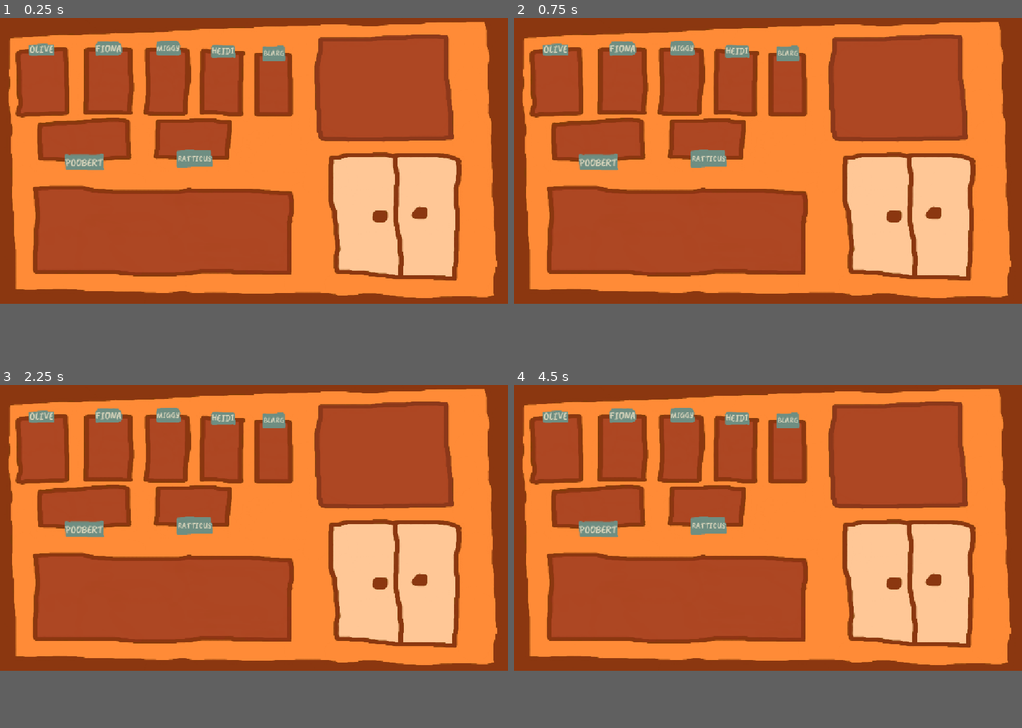
Above: before the commit, frames 1-4 (two rows, left to right).
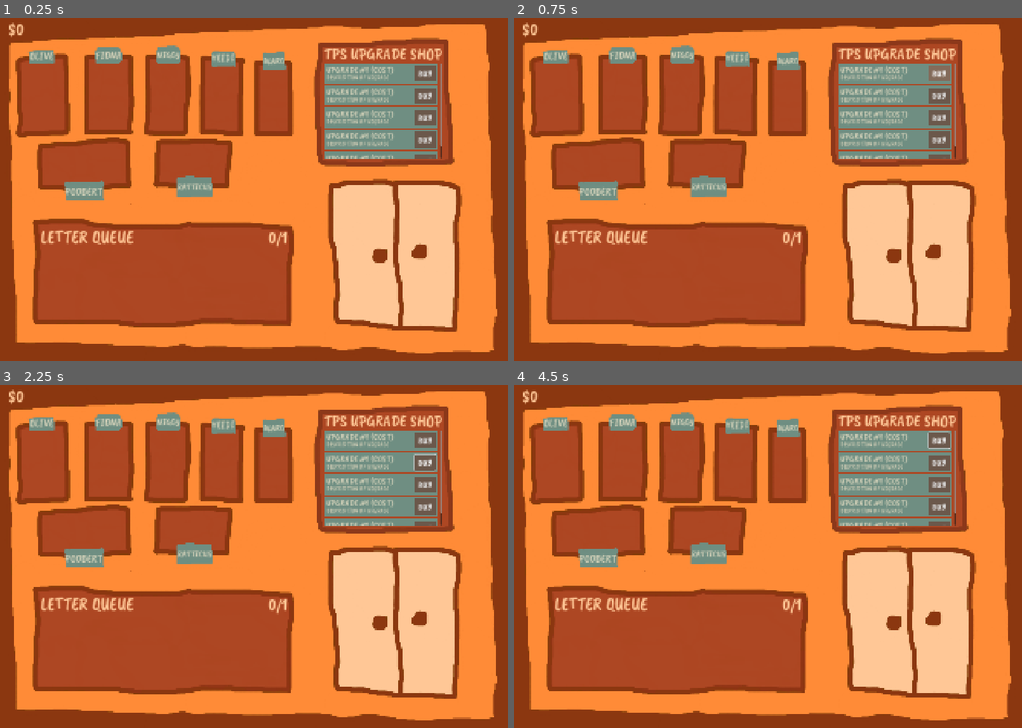
Above: after the commit, the same moments.

Repository: Nathan5471/ancient-terra-mail
Game: Godot game, scene res://main.tscn
The game is run twice, just before and just after one commit, with the same random seed, the same clock (stepped at 60 frames per second) and the same inputs. The project has no main scene, so this scene is started directly.
Inputs (mouse positions are in pixels of both pictures, inside the frame that each line leads up to):
- Up to frame 1 (0.25 s): no input
- Up to frame 2 (0.75 s): click (940, 62) at 0.5 s, where only the run after the commit has a clickable "BUY"
- Up to frame 3 (2.25 s): tap Enter at 1.25 s; move the mouse to (365, 515) at 1.27 s; hold Right 1.28-2.03 s; tap Alt at 1.35 s; click (365, 515) at 1.42 s; tap Space at 2 s; move the mouse to (152, 542) at 2.02 s; hold Down from 2.03 s (still down); tap Shift at 2.1 s
- Up to frame 4 (4.5 s): tap Enter at 2.75, 4.25 s; move the mouse to (818, 463) at 2.77 s; release Down at 2.78 s; hold Right 2.78-3.53 s; tap Alt at 2.85, 4.35 s; tap Space at 3.5 s; move the mouse to (742, 583) at 3.52 s; hold Up 3.53-4.28 s; tap Shift at 3.6 s; click (742, 583) at 3.67 s; move the mouse to (920, 570) at 4.27 s; hold Left from 4.28 s (still down)
In our replay, the window is 800x450 before the commit and 800x540 after it. These sizes can differ from the game's own. Grey fills any space a smaller window leaves; there, only what the larger window draws over its background counts as a difference.

The runs differ from the first frame. In frame 1, 45% of the frame differs, in the area x 0-100%, y 1-100%; in frame 2, 45%; in frame 3, 45%; in frame 4, 45%.

Commit message:
Add more things to the UI

Diff:
--- a/main.tscn
+++ b/main.tscn
@@ -25,6 +25,15 @@
 [sub_resource type="RectangleShape2D" id="RectangleShape2D_mqfm0"]
 size = Vector2(189, 123)
 
+[sub_resource type="StyleBoxFlat" id="StyleBoxFlat_sik88"]
+bg_color = Color(0.41960785, 0.34509805, 0.29411766, 1)
+
+[sub_resource type="StyleBoxFlat" id="StyleBoxFlat_h2yge"]
+bg_color = Color(0.5568628, 0.45882353, 0.39215687, 1)
+
+[sub_resource type="StyleBoxFlat" id="StyleBoxFlat_1bvp3"]
+bg_color = Color(0.5137255, 0.41960785, 0.3529412, 1)
+
 [node name="Node2D" type="Node2D" unique_id=178895536]
 script = ExtResource("1_ig7tw")
 
@@ -32,7 +41,7 @@
 texture = ExtResource("2_0xm2m")
 
 [node name="Camera2D" type="Camera2D" parent="." unique_id=1920580588]
-zoom = Vector2(0.895, 0.75)
+zoom = Vector2(1.5, 1.5)
 
 [node name="Mailboxes" type="Node2D" parent="." unique_id=394058616]
 
@@ -168,3 +177,251 @@
 horizontal_alignment = 1
 vertical_alignment = 1
 metadata/_edit_use_anchors_ = true
+
+[node name="Shop" type="Node2D" parent="." unique_id=1311502238]
+
+[node name="Label" type="Label" parent="Shop" unique_id=129895321]
+offset_left = 159.0
+offset_top = -374.0
+offset_right = 494.0
+offset_bottom = -313.0
+theme_override_colors/font_color = Color(0.99215686, 0.77254903, 0.58431375, 1)
+theme_override_fonts/font = ExtResource("3_h2yge")
+theme_override_font_sizes/font_size = 42
+text = "TPS UPGRADE SHOP"
+horizontal_alignment = 1
+vertical_alignment = 1
+
+[node name="ScrollContainer" type="ScrollContainer" parent="Shop" unique_id=1221074493]
+offset_left = 180.0
+offset_top = -320.0
+offset_right = 480.0
+offset_bottom = -79.0
+
+[node name="Container" type="VBoxContainer" parent="Shop/ScrollContainer" unique_id=1882822811]
+layout_mode = 2
+
+[node name="Upgrade" type="ColorRect" parent="Shop/ScrollContainer/Container" unique_id=846763762]
+custom_minimum_size = Vector2(287, 52)
+layout_mode = 2
+color = Color(0.43529412, 0.5568628, 0.50980395, 1)
+
+[node name="Name" type="Label" parent="Shop/ScrollContainer/Container/Upgrade" unique_id=1785978181]
+layout_mode = 0
+offset_left = 3.0
+offset_right = 174.0
+offset_bottom = 32.0
+theme_override_colors/font_color = Color(0.81960785, 0.8156863, 0.72156864, 1)
+theme_override_fonts/font = ExtResource("3_h2yge")
+theme_override_font_sizes/font_size = 24
+text = "UPGRADE #1 (COST)"
+
+[node name="Description" type="Label" parent="Shop/ScrollContainer/Container/Upgrade" unique_id=1610468566]
+layout_mode = 0
+offset_left = 4.0
+offset_top = 26.0
+offset_right = 220.0
+offset_bottom = 49.0
+theme_override_colors/font_color = Color(0.7921569, 0.7882353, 0.69803923, 1)
+theme_override_fonts/font = ExtResource("3_h2yge")
+theme_override_font_sizes/font_size = 16
+text = "DESCRIPTION OF UPGRADE"
+
+[node name="Button" type="Button" parent="Shop/ScrollContainer/Container/Upgrade" unique_id=102747161]
+layout_mode = 0
+offset_left = 227.0
+offset_top = 6.0
+offset_right = 281.0
+offset_bottom = 46.0
+theme_override_fonts/font = ExtResource("3_h2yge")
+theme_override_font_sizes/font_size = 24
+theme_override_styles/normal = SubResource("StyleBoxFlat_sik88")
+theme_override_styles/pressed = SubResource("StyleBoxFlat_h2yge")
+theme_override_styles/hover = SubResource("StyleBoxFlat_1bvp3")
+text = "BUY"
+
+[node name="Upgrade2" type="ColorRect" parent="Shop/ScrollContainer/Container" unique_id=1195330563]
+custom_minimum_size = Vector2(287, 52)
+layout_mode = 2
+color = Color(0.43529412, 0.5568628, 0.50980395, 1)
+
+[node name="Name" type="Label" parent="Shop/ScrollContainer/Container/Upgrade2" unique_id=454984181]
+layout_mode = 0
+offset_left = 3.0
+offset_right = 174.0
+offset_bottom = 32.0
+theme_override_colors/font_color = Color(0.81960785, 0.8156863, 0.72156864, 1)
+theme_override_fonts/font = ExtResource("3_h2yge")
+theme_override_font_sizes/font_size = 24
+text = "UPGRADE #1 (COST)"
+
+[node name="Description" type="Label" parent="Shop/ScrollContainer/Container/Upgrade2" unique_id=1089731724]
+layout_mode = 0
+offset_left = 4.0
+offset_top = 26.0
+offset_right = 220.0
+offset_bottom = 49.0
+theme_override_colors/font_color = Color(0.7921569, 0.7882353, 0.69803923, 1)
+theme_override_fonts/font = ExtResource("3_h2yge")
+theme_override_font_sizes/font_size = 16
+text = "DESCRIPTION OF UPGRADE"
+
+[node name="Button" type="Button" parent="Shop/ScrollContainer/Container/Upgrade2" unique_id=1279929163]
+layout_mode = 0
+offset_left = 227.0
+offset_top = 6.0
+offset_right = 281.0
+offset_bottom = 46.0
+theme_override_fonts/font = ExtResource("3_h2yge")
+theme_override_font_sizes/font_size = 24
+theme_override_styles/normal = SubResource("StyleBoxFlat_sik88")
+theme_override_styles/pressed = SubResource("StyleBoxFlat_h2yge")
+theme_override_styles/hover = SubResource("StyleBoxFlat_1bvp3")
+text = "BUY"
+
+[node name="Upgrade3" type="ColorRect" parent="Shop/ScrollContainer/Container" unique_id=40984844]
+custom_minimum_size = Vector2(287, 52)
+layout_mode = 2
+color = Color(0.43529412, 0.5568628, 0.50980395, 1)
+
+[node name="Name" type="Label" parent="Shop/ScrollContainer/Container/Upgrade3" unique_id=1834928032]
+layout_mode = 0
+offset_left = 3.0
+offset_right = 174.0
+offset_bottom = 32.0
+theme_override_colors/font_color = Color(0.81960785, 0.8156863, 0.72156864, 1)
+theme_override_fonts/font = ExtResource("3_h2yge")
+theme_override_font_sizes/font_size = 24
+text = "UPGRADE #1 (COST)"
+
+[node name="Description" type="Label" parent="Shop/ScrollContainer/Container/Upgrade3" unique_id=1999176950]
+layout_mode = 0
+offset_left = 4.0
+offset_top = 26.0
+offset_right = 220.0
+offset_bottom = 49.0
+theme_override_colors/font_color = Color(0.7921569, 0.7882353, 0.69803923, 1)
+theme_override_fonts/font = ExtResource("3_h2yge")
+theme_override_font_sizes/font_size = 16
+text = "DESCRIPTION OF UPGRADE"
+
+[node name="Button" type="Button" parent="Shop/ScrollContainer/Container/Upgrade3" unique_id=957357358]
+layout_mode = 0
+offset_left = 227.0
+offset_top = 6.0
+offset_right = 281.0
+offset_bottom = 46.0
+theme_override_fonts/font = ExtResource("3_h2yge")
+theme_override_font_sizes/font_size = 24
+theme_override_styles/normal = SubResource("StyleBoxFlat_sik88")
+theme_override_styles/pressed = SubResource("StyleBoxFlat_h2yge")
+theme_override_styles/hover = SubResource("StyleBoxFlat_1bvp3")
+text = "BUY"
+
+[node name="Upgrade4" type="ColorRect" parent="Shop/ScrollContainer/Container" unique_id=474181458]
+custom_minimum_size = Vector2(287, 52)
+layout_mode = 2
+color = Color(0.43529412, 0.5568628, 0.50980395, 1)
+
+[node name="Name" type="Label" parent="Shop/ScrollContainer/Container/Upgrade4" unique_id=1458462908]
+layout_mode = 0
+offset_left = 3.0
+offset_right = 174.0
+offset_bottom = 32.0
+theme_override_colors/font_color = Color(0.81960785, 0.8156863, 0.72156864, 1)
+theme_override_fonts/font = ExtResource("3_h2yge")
+theme_override_font_sizes/font_size = 24
+text = "UPGRADE #1 (COST)"
+
+[node name="Description" type="Label" parent="Shop/ScrollContainer/Container/Upgrade4" unique_id=385767592]
+layout_mode = 0
+offset_left = 4.0
+offset_top = 26.0
+offset_right = 220.0
+offset_bottom = 49.0
+theme_override_colors/font_color = Color(0.7921569, 0.7882353, 0.69803923, 1)
+theme_override_fonts/font = ExtResource("3_h2yge")
+theme_override_font_sizes/font_size = 16
+text = "DESCRIPTION OF UPGRADE"
+
+[node name="Button" type="Button" parent="Shop/ScrollContainer/Container/Upgrade4" unique_id=2065698753]
+layout_mode = 0
+offset_left = 227.0
+offset_top = 6.0
+offset_right = 281.0
+offset_bottom = 46.0
+theme_override_fonts/font = ExtResource("3_h2yge")
+theme_override_font_sizes/font_size = 24
+theme_override_styles/normal = SubResource("StyleBoxFlat_sik88")
+theme_override_styles/pressed = SubResource("StyleBoxFlat_h2yge")
+theme_override_styles/hover = SubResource("StyleBoxFlat_1bvp3")
+text = "BUY"
+
+[node name="Upgrade5" type="ColorRect" parent="Shop/ScrollContainer/Container" unique_id=1256514807]
+custom_minimum_size = Vector2(287, 52)
+layout_mode = 2
+color = Color(0.43529412, 0.5568628, 0.50980395, 1)
+
+[node name="Name" type="Label" parent="Shop/ScrollContainer/Container/Upgrade5" unique_id=1864480037]
+layout_mode = 0
+offset_left = 3.0
+offset_right = 174.0
+offset_bottom = 32.0
+theme_override_colors/font_color = Color(0.81960785, 0.8156863, 0.72156864, 1)
+theme_override_fonts/font = ExtResource("3_h2yge")
+theme_override_font_sizes/font_size = 24
+text = "UPGRADE #1 (COST)"
+
+[node name="Description" type="Label" parent="Shop/ScrollContainer/Container/Upgrade5" unique_id=808614899]
+layout_mode = 0
+offset_left = 4.0
+offset_top = 26.0
+offset_right = 220.0
+offset_bottom = 49.0
+theme_override_colors/font_color = Color(0.7921569, 0.7882353, 0.69803923, 1)
+theme_override_fonts/font = ExtResource("3_h2yge")
+theme_override_font_sizes/font_size = 16
+text = "DESCRIPTION OF UPGRADE"
+
+[node name="Button" type="Button" parent="Shop/ScrollContainer/Container/Upgrade5" unique_id=1841276516]
+layout_mode = 0
+offset_left = 227.0
+offset_top = 6.0
+offset_right = 281.0
+offset_bottom = 46.0
+theme_override_fonts/font = ExtResource("3_h2yge")
+theme_override_font_sizes/font_size = 24
+theme_override_styles/normal = SubResource("StyleBoxFlat_sik88")
+theme_override_styles/pressed = SubResource("StyleBoxFlat_h2yge")
+theme_override_styles/hover = SubResource("StyleBoxFlat_1bvp3")
+text = "BUY"
+
+[node name="LetterQueue" type="Label" parent="." unique_id=525040600]
+offset_left = -541.0
+offset_top = 90.0
+offset_right = -274.0
+offset_bottom = 156.0
+theme_override_colors/font_color = Color(1, 0.78039217, 0.5882353, 1)
+theme_override_fonts/font = ExtResource("3_h2yge")
+theme_override_font_sizes/font_size = 46
+text = "LETTER QUEUE"
+
+[node name="QueueCount" type="Label" parent="." unique_id=134792397]
+offset_left = 36.0
+offset_top = 92.0
+offset_right = 86.0
+offset_bottom = 158.0
+theme_override_colors/font_color = Color(1, 0.78039217, 0.5882353, 1)
+theme_override_fonts/font = ExtResource("3_h2yge")
+theme_override_font_sizes/font_size = 46
+text = "0/1"
+
+[node name="MoneyCount" type="Label" parent="." unique_id=939686377]
+offset_left = -624.0
+offset_top = -436.0
+offset_right = -357.0
+offset_bottom = -370.0
+theme_override_colors/font_color = Color(1, 0.78039217, 0.5882353, 1)
+theme_override_fonts/font = ExtResource("3_h2yge")
+theme_override_font_sizes/font_size = 46
+text = "$0"
--- a/project.godot
+++ b/project.godot
@@ -16,6 +16,8 @@
 
 [display]
 
+window/size/viewport_width=1932
+window/size/viewport_height=1304
 window/stretch/mode="canvas_items"
 window/stretch/aspect="expand"
 
